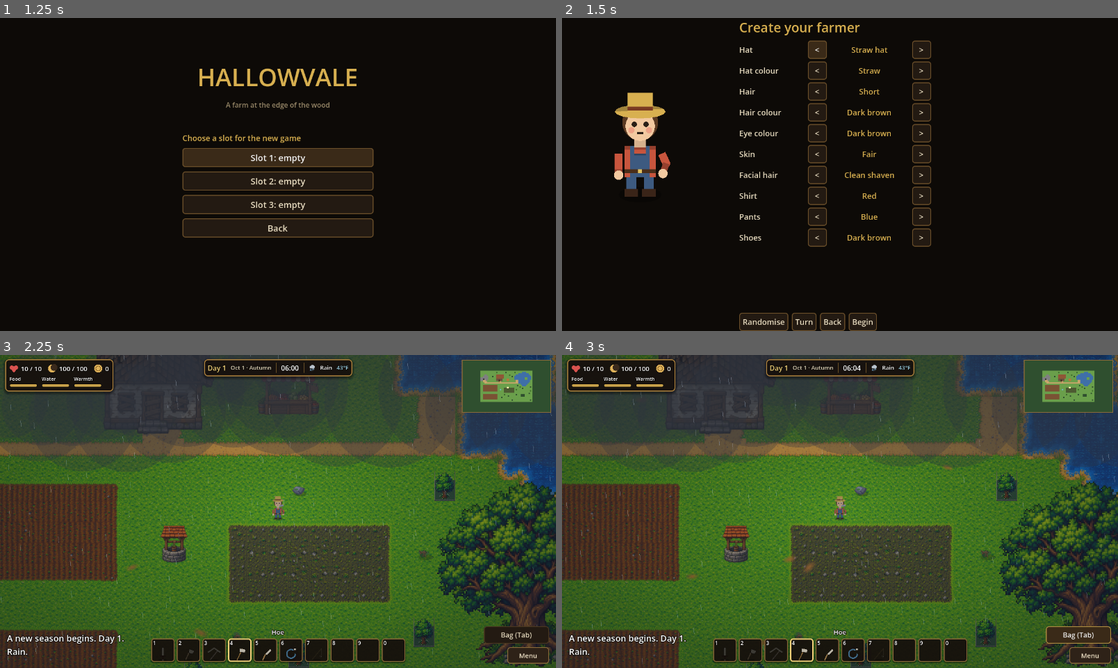
Above: before the commit, frames 1-4 (two rows, left to right).
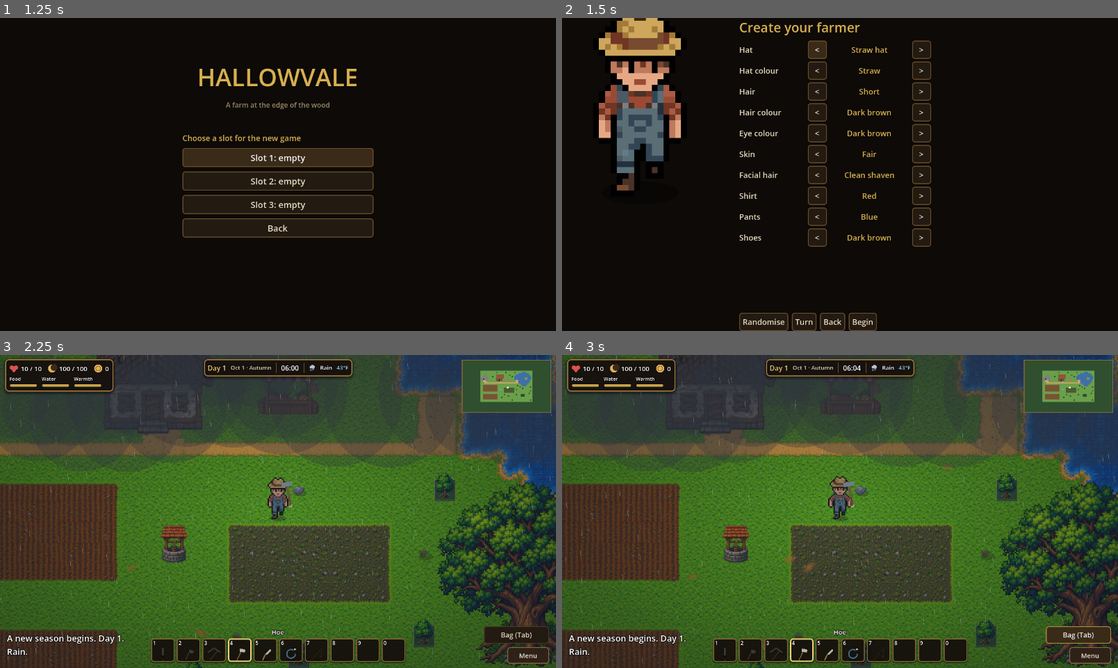
Above: after the commit, the same moments.

Repository: joshj1108/CrowCreekHollow
Game: Godot game, scene res://scenes/main.tscn
Two runs of this game, one before a commit and one after it. Both use one fixed random seed, a clock stepped at 60 frames per second and the inputs below.
Inputs:
- Up to frame 1 (1.25 s): click "New Game" at 0.5 s
- Up to frame 2 (1.5 s): click "Slot 1: empty" at 1.25 s
- Up to frame 3 (2.25 s): click "Begin" at 2 s
- Up to frame 4 (3 s): click "Bag (Tab)" at 2.75 s

Frame 1 is identical in both runs. In frame 2, 5.6% of the frame differs, in the area x 6-22%, y 0-58%; in frame 3, 0.4%; in frame 4, 0.5%.

Commit message:
Remake the farmer as a SpriteCook sprite and lock the chunky 16px style
The player draws 8-frame SpriteCook sheets (idle, walk down, up and right;
left mirrors right) at 3x, falling back to the code-drawn figure if the
sheets are missing. Held tools are still drawn in code over the sprite.
DESIGN.md records the art style every new sprite follows, and
spritecook-assets.json tracks each asset's SpriteCook ID.

Co-Authored-By: Claude Opus 5.5 <noreply@anthropic.com>

Diff:
--- a/scripts/player.gd
+++ b/scripts/player.gd
@@ -1,6 +1,6 @@
 extends Node2D
 
-## Placeholder player: a simple drawn figure that walks the farm.
+## The player: the SpriteCook farmer from art/player/, or a simple drawn figure if the sheets are missing.
 ## main.gd sets min_pos, max_pos, and is_blocked. Trees, water, the house,
 ## and brush piles block movement; the player slides along walls.
 ## The figure holds the selected hotbar tool and plays its action: one-shot actions when the
@@ -106,8 +106,34 @@
 }
 
 
+# The farmer's SpriteCook sheets in art/player/: 8 frames of 36×36 in a row, drawn at 3× with the feet on
+# the bottom row. Walking left is the right walk mirrored. Facing away or sideways, the idle is the walk's
+# first frame. If the sheets are missing, the figure is drawn in code as before.
+const SHEET_DIR := "res://art/player/"
+const SHEETS := ["idle", "walk_down", "walk_up", "walk_right"]
+const FRAME := 36
+const FRAMES := 8
+const ART_SCALE := 3.0
+const GROUND_Y := 18.0      # where the sheet's bottom row (the feet) sits, in local units
+const IDLE_FPS := 6.0
+# The held tool is still drawn in code, scaled up to suit the sprite, from a shoulder at TOOL_ORIGIN.
+const TOOL_SCALE := 2.5
+const TOOL_ORIGIN := Vector2(0, -29)
+var sheets := {}
+var idle_t := 0.0
+
+
 # Set by the game each frame: true while the trowel is in hand and no panel is open.
 var vertical_locked := false
+
+
+func _ready() -> void:
+	for s in SHEETS:
+		var path: String = SHEET_DIR + "farmer_%s.png" % s
+		if ResourceLoader.exists(path):
+			sheets[s] = load(path)
+	if sheets.size() < SHEETS.size():
+		sheets.clear()
 
 
 func _dpad_vertical() -> bool:
@@ -160,6 +186,7 @@
 
 
 func _advance_anim(delta: float) -> void:
+	idle_t += delta
 	if act != "":
 		act_t += delta
 		var p := clampf(act_t / act_dur, 0.0, 1.0)
@@ -254,14 +281,51 @@
 	var stride := sin(walk_t) if moving else 0.0
 	var bob := _bob()
 	# The shadow stays on the ground while the body bobs above it.
-	draw_colored_polygon(_ellipse(Vector2(0, 17), 11.0, 4.0), Color(0, 0, 0, 0.3))
-	if facing == Vector2.LEFT or facing == Vector2.RIGHT:
-		_draw_side(bob, stride)
+	if not sheets.is_empty():
+		draw_colored_polygon(_ellipse(Vector2(0, GROUND_Y - 2.0), 20.0, 6.0), Color(0, 0, 0, 0.3))
+		_draw_sprite()
 	else:
-		_draw_front_back(bob)
+		draw_colored_polygon(_ellipse(Vector2(0, 17), 11.0, 4.0), Color(0, 0, 0, 0.3))
+		if facing == Vector2.LEFT or facing == Vector2.RIGHT:
+			_draw_side(bob, stride)
+		else:
+			_draw_front_back(bob)
 	for pt in particles:
 		var s := float(pt["size"])
 		draw_rect(Rect2((pt["p"] as Vector2) - Vector2(s, s) * 0.5, Vector2(s, s)), pt["col"])
+
+
+# The farmer from the sprite sheets. Walking steps through the cycle with walk_t, so the stride matches
+# the footsteps. A crouch from the current action dips the sprite in whole art pixels. The held tool is
+# drawn over it in code.
+func _draw_sprite() -> void:
+	var sheet: Texture2D = sheets["walk_down"]
+	if facing == Vector2.UP:
+		sheet = sheets["walk_up"]
+	elif facing.x != 0.0:
+		sheet = sheets["walk_right"]
+	var frame := 0
+	if moving:
+		frame = int(fposmod(walk_t, TAU) / TAU * FRAMES) % FRAMES
+	elif facing == Vector2.DOWN and _kind() == "idle":
+		sheet = sheets["idle"]
+		frame = int(idle_t * IDLE_FPS) % FRAMES
+	var dip := snappedf(float(_pose()[3]), ART_SCALE)
+	var size := Vector2(FRAME, FRAME) * ART_SCALE
+	if facing == Vector2.LEFT:
+		draw_set_transform(Vector2.ZERO, 0.0, Vector2(-1, 1))
+	draw_texture_rect_region(sheet, Rect2(Vector2(-size.x * 0.5, GROUND_Y - size.y + dip), size), Rect2(frame * FRAME, 0, FRAME, FRAME))
+	var side_view := facing.x != 0.0
+	if held != "":
+		draw_set_transform(TOOL_ORIGIN + Vector2(0, dip), _lean(), Vector2(TOOL_SCALE, TOOL_SCALE))
+		var pose := _pose()
+		var tool_angle := float(pose[0]) + float(pose[1])
+		if _kind() == "idle" and held == "hoe":
+			tool_angle = -2.6
+		var hand := _shoulder(0.0, side_view) + _reach(float(pose[0]), side_view)
+		draw_circle(hand, 1.6, skin)
+		_draw_tool(hand, side_view, tool_angle)
+	draw_set_transform(Vector2.ZERO, 0.0)
 
 
 # The figure seen from the front or the back: both arms and legs, a wide body, and the face or hair.
@@ -560,6 +624,9 @@
 # The hand's position in the figure's own space, after the lean. Used for debris.
 func _hand_pos() -> Vector2:
 	var side_view := facing.x != 0.0
+	if not sheets.is_empty():
+		var tool_hand := _shoulder(0.0, side_view) + _reach(float(_pose()[0]), side_view)
+		return TOOL_ORIGIN + (tool_hand * TOOL_SCALE).rotated(_lean())
 	var hand := _shoulder(_bob(), side_view) + _reach(float(_pose()[0]), side_view)
 	return hand.rotated(_lean())
 
--- /dev/null
+++ b/spritecook-assets.json
@@ -0,0 +1,21 @@
+{
+  "project_id": "2c65b72c-db5c-4139-8e53-c9648e700b42",
+  "assets": {
+    "art/style_tests/house_chunky_a.png": { "asset_id": "907f94d2-de4f-47b8-a855-0188d4b4f7a0", "label": "Style test: farmhouse, chunky 16px" },
+    "art/style_tests/house_chunky_b.png": { "asset_id": "f24bb014-3b8b-4d3c-9dde-a4a118c6d07d", "label": "Style anchor: farmhouse, chunky 16px" },
+    "art/style_tests/house_detailed_a.png": { "asset_id": "8673b5d8-6caa-41af-abb1-d1e985792719", "label": "Style test: farmhouse, detailed (rejected)" },
+    "art/style_tests/house_detailed_b.png": { "asset_id": "ac05809b-abf5-440f-8a6f-ebff71304cc0", "label": "Style test: farmhouse, detailed (rejected)" },
+    "art/style_tests/farmer_1.png": { "asset_id": "6b145b7c-58df-457c-85ca-5227cc0fcc51", "label": "Farmer option 1" },
+    "art/style_tests/farmer_2.png": { "asset_id": "571fd0a3-1989-4ac3-935f-3eeabf20be04", "label": "Farmer option 2 (chosen)" },
+    "art/style_tests/farmer_3.png": { "asset_id": "3f7fcc05-f624-436f-96fd-91e5efc05537", "label": "Farmer option 3" },
+    "art/style_tests/farmer_4.png": { "asset_id": "12af734f-1a11-4a90-9c55-c9d06c0b5576", "label": "Farmer option 4" },
+    "art/player/farmer_base.png": { "asset_id": "571fd0a3-1989-4ac3-935f-3eeabf20be04", "label": "Farmer base (character_id for animations)" },
+    "art/player/farmer_idle.png": { "asset_id": "900db6a4-dc01-41b9-8e63-5c8e8d6c1dde", "label": "Farmer idle, 8 frames 36x36" },
+    "art/player/farmer_walk_down.png": { "asset_id": "e0dbd720-4aa5-4830-9419-244910036199", "label": "Farmer walk down, 8 frames 36x36" },
+    "art/player/farmer_walk_up.png": { "asset_id": "b21e405e-47c5-4320-a6a9-b557a08d565f", "label": "Farmer walk up, 8 frames 36x36" },
+    "art/player/farmer_walk_right.png": { "asset_id": "bd528606-9834-4d5f-83e8-6cd5b2849b4a", "label": "Farmer walk right, 8 frames 36x36" }
+  },
+  "animation_runs": {
+    "farmer_topdown": "31532ffb-fab2-4152-9b50-6794ac95e0e9"
+  }
+}
Binary file added: art/player/farmer_base.png
Not shown, added: art/player/farmer_base.png.import
Binary file added: art/player/farmer_idle.png
Not shown, added: art/player/farmer_idle.png.import
Binary file added: art/player/farmer_walk_down.png
Not shown, added: art/player/farmer_walk_down.png.import
Binary file added: art/player/farmer_walk_right.png
Not shown, added: art/player/farmer_walk_right.png.import
Binary file added: art/player/farmer_walk_up.png
Not shown, added: art/player/farmer_walk_up.png.import
Binary file added: art/style_tests/compare_farmer.png
Not shown, added: art/style_tests/compare_farmer.png.import
(and 22 more such lines)
